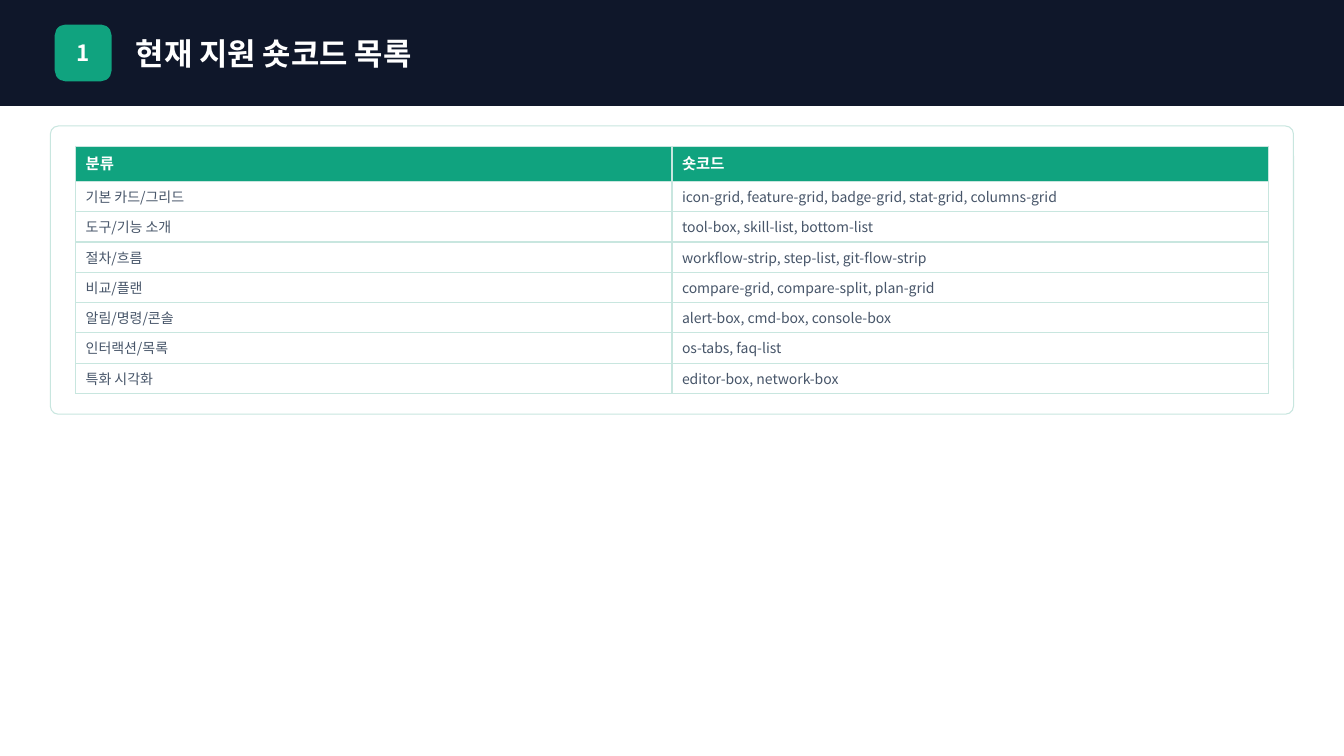
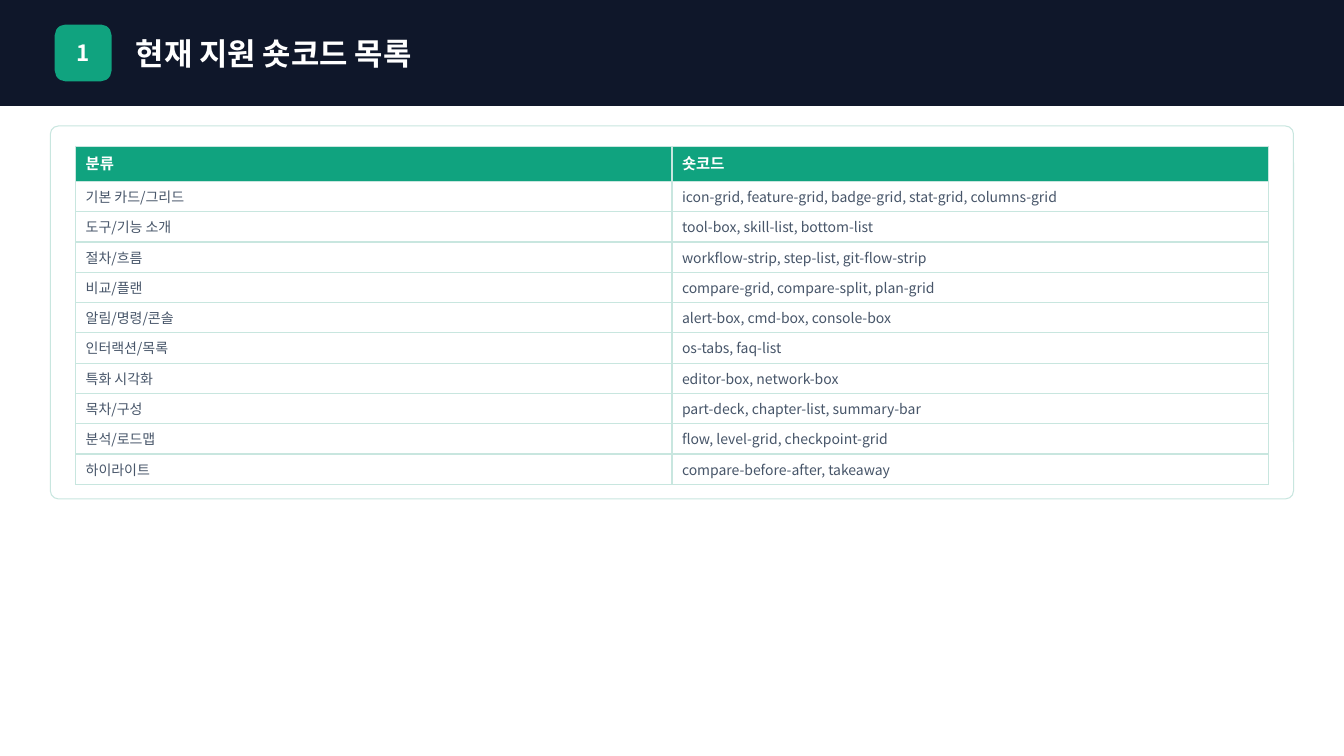
Before and after one commit to chamgil71/creative-spark, a slide deck: slide 2 of public/showcase/showcase.pptx. Drawn at 1344x756 pixels with LibreOffice and Linux fonts; fonts in the diff are those of the drawing. Boxes give left, top, right and bottom in pixels: in the first picture for what was removed or moved away, otherwise in the second. Text is boxed around its words. In the diff, an @@ line names an element or a change of style, - is before the commit and + after.

```diff
--- a/public/showcase/showcase.pptx
+++ b/public/showcase/showcase.pptx
@@ rounded rectangle: place and size @@
-rounded rectangle at (50, 126, 1294, 414)
+rounded rectangle at (50, 126, 1294, 499)
@@ rounded rectangle at (50, 126, 1294, 499): proportions changed @@
@@ table at (76, 146, 1269, 482) @@
+row 9: 목차/구성 | part-deck, chapter-list, summary-bar
+row 10: 분석/로드맵 | flow, level-grid, checkpoint-grid
+row 11: 하이라이트 | compare-before-after, takeaway
```
Also in this commit, not shown: 14 other slides changed, 4 slides added, 5 slides removed, 50 other files.
